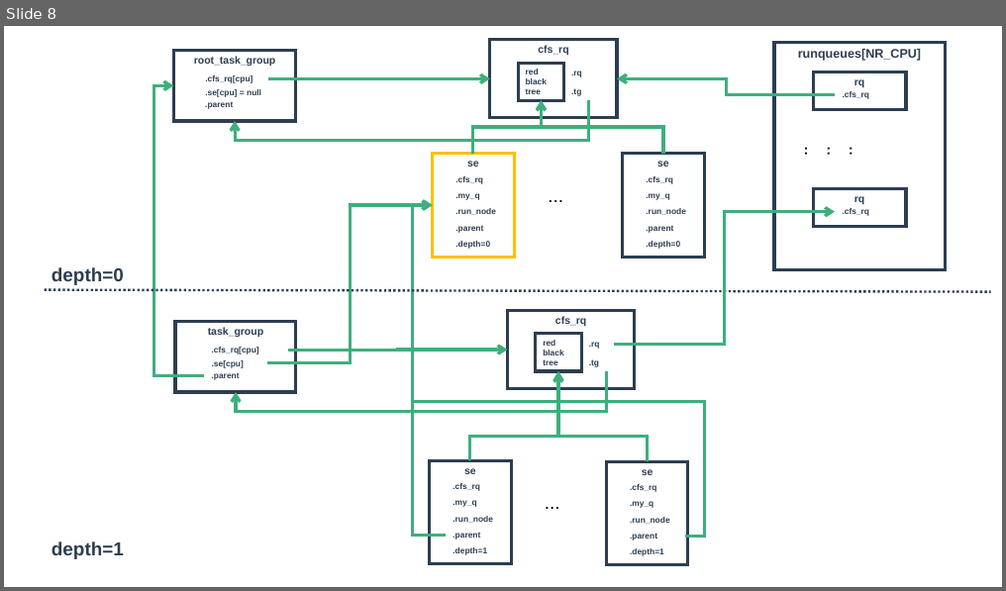
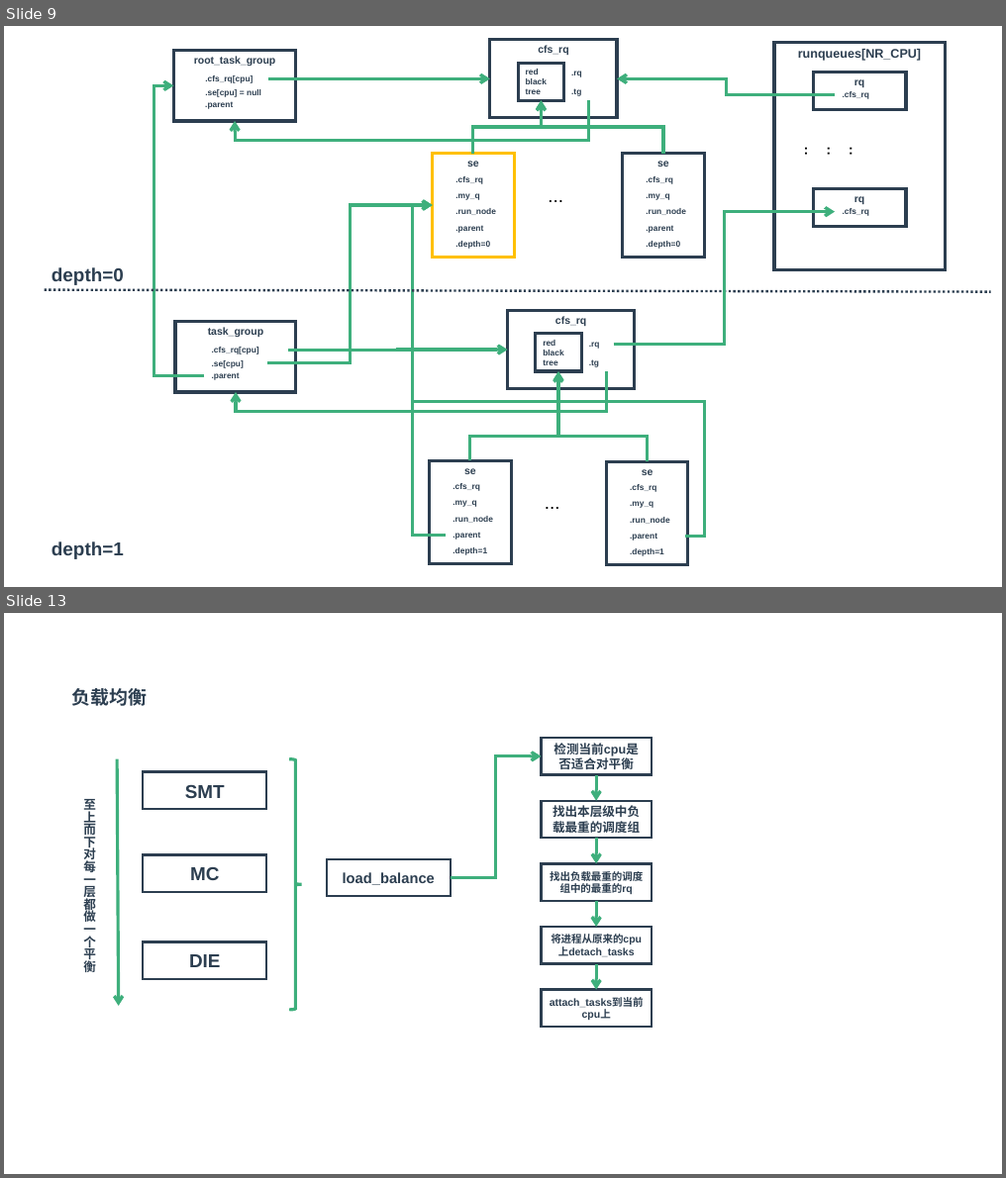
Before and after one commit to zaiqiang-dong/zaiqiang, a slide deck: picture/ppt/process/process.pptx. Shown one above the other, each under a label of ours: slide 8 before the commit, slides 9 and 13 after it; the slides between them are not shown. The pictures are 1006x591 and 1006x1178 pixels, drawn with LibreOffice and Linux fonts; fonts in the diff are those of the drawing. Boxes give left, top, right and bottom in pixels: in the first picture for what was removed or moved away, otherwise in the second. Text is boxed around its words. In the diff, an @@ line names an element or a change of style, - is before the commit and + after.

```diff
--- a/picture/ppt/process/process.pptx
+++ b/picture/ppt/process/process.pptx
@@ slide 13 added at [4, 613, 1002, 1174], background #FFFFFF @@
@@ text added at [72, 688, 148, 706], 18 pt, text #2C3E50, bold @@
+负载均衡
@@ arrow added from (117, 759) to (119, 1006), #3EAF7C 3 pt @@
@@ right brace added at [289, 759, 301, 1010], outline #3EAF7C 3 pt @@
@@ elbow arrow added from (450, 878) to (542, 757), #3EAF7C 3 pt @@
@@ rectangle added at [542, 738, 651, 775], outline #2C3E50 2.25 pt, 12 pt, text #2C3E50, bold @@
+检测当前cpu是否适合对平衡
@@ rectangle added at [143, 771, 266, 809], outline #2C3E50 2.25 pt, 18 pt, text #2C3E50, bold @@
+SMT
@@ arrow added from (596, 774) to (596, 801), #3EAF7C 3 pt @@
@@ text added at [83, 799, 96, 975], 12 pt, text #2C3E50, bold @@
+至上而下对每一层都做一个平衡
@@ rectangle added at [542, 801, 651, 839], outline #2C3E50 2.25 pt, 12 pt, text #2C3E50, bold @@
+找出本层级中负载最重的调度组
@@ arrow added from (596, 839) to (596, 863), #3EAF7C 3 pt @@
@@ rectangle added at [143, 855, 266, 892], outline #2C3E50 2.25 pt, 18 pt, text #2C3E50, bold @@
+MC
@@ rectangle added at [327, 860, 450, 897], outline #2C3E50 2.25 pt, 14 pt, text #2C3E50, bold @@
+load_balance
@@ rectangle added at [542, 863, 651, 901], outline #2C3E50 2.25 pt, 10 pt, text #2C3E50, bold @@
+找出负载最重的调度组中的最重的rq
@@ arrow added from (596, 901) to (596, 927), #3EAF7C 3 pt @@
@@ rectangle added at [542, 927, 651, 964], outline #2C3E50 2.25 pt, 10 pt, text #2C3E50, bold @@
+将进程从原来的cpu上detach_tasks
@@ rectangle added at [143, 943, 266, 980], outline #2C3E50 2.25 pt, 18 pt, text #2C3E50, bold @@
+DIE
@@ arrow added from (596, 964) to (596, 989), #3EAF7C 3 pt @@
@@ rectangle added at [542, 989, 651, 1027], outline #2C3E50 2.25 pt, 10 pt, text #2C3E50, bold @@
+attach_tasks到当前cpu上
@@ what was slide 8 is now slide 9 @@
```
Also in this commit, not shown: 1 slide changed, 10 other slides added, 9 slides removed, 23 other files.
